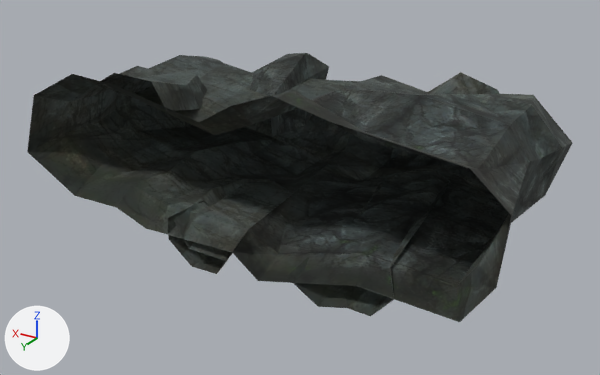
One commit to the OBJ model sceneobjs/yatelandisi_fuben_223/yatelandisi_fuben_223_shibi_01_a.obj: the scene before it, then after it.
Rendered twice from a camera (50 mm lens) standing at (-334.0, 458.0, 241.0) and looking at (0.0, -99.0, -37.0). The lights are fixed; the arrows at lower left show +X, +Y and +Z. Where no turn or scale is listed for an object, it has been applied to the vertices. Vertices at the same position are counted once.

In view in the first picture: 'yatelandisi_fuben_223_shibi_01_a'.
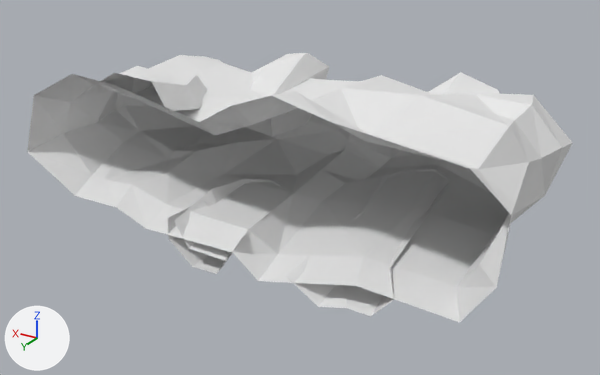
What differs and where, as boxes [x1, y1, x2, y2] in the pictures (600 x 375 px):
part 1 of me_yatelandisi_fuben_223_shibi_01_a, recoloured (black to white)
    both: [231, 53, 572, 322]
part 2 of me_yatelandisi_fuben_223_shibi_01_a, recoloured (black to grey)
    both: [27, 55, 500, 317]

The change in detail:
Material 'material_2' (mat_material_2_1) is new.
Its base color is (0.8, 0.8, 0.8) (white #e7e7e7).
Its roughness is 1.0.
Material 'material_1' (mat_material_1_1) is new.
Its base color is (0.8, 0.8, 0.8) (white #e7e7e7).
Its roughness is 1.0.
me_yatelandisi_fuben_223_shibi_01_a has 229 vertices, 370 faces and spans x -209.0..215.0, y -230.0..1.0, z -79.0..75.0.
me_yatelandisi_fuben_223_shibi_01_a is used by ob_yatelandisi_fuben_223_shibi_01_a; location (0.0, 0.0, 0.0).
me_yatelandisi_fuben_223_shibi_01_a part 1: all 142 faces that had it switch from mat_material_2 (picture img_yatelandisi_fuben_223_shibi_01_2_png) to mat_material_2_1 (white #e7e7e7).
me_yatelandisi_fuben_223_shibi_01_a part 2: all 228 faces that had it switch from mat_material_1 (picture img_yatelandisi_fuben_223_shibi_01_1_png) to mat_material_1_1 (white #e7e7e7).
